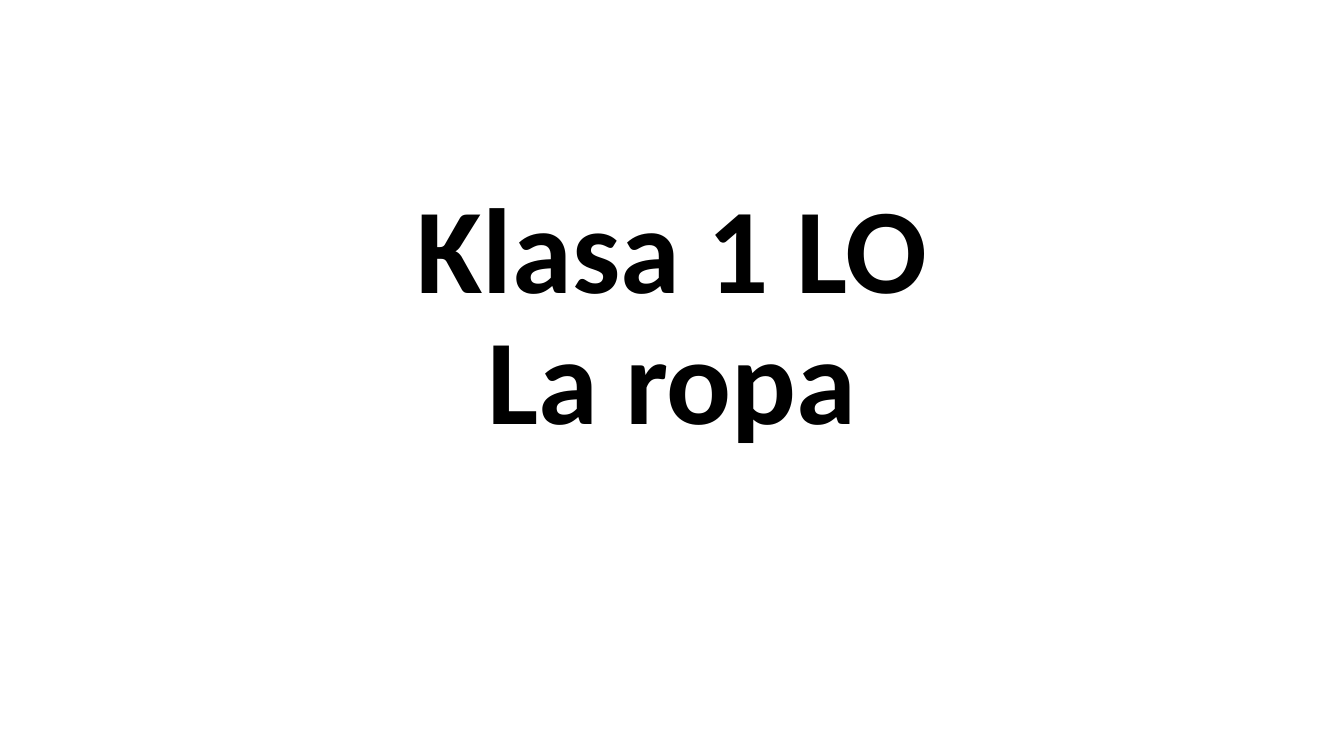
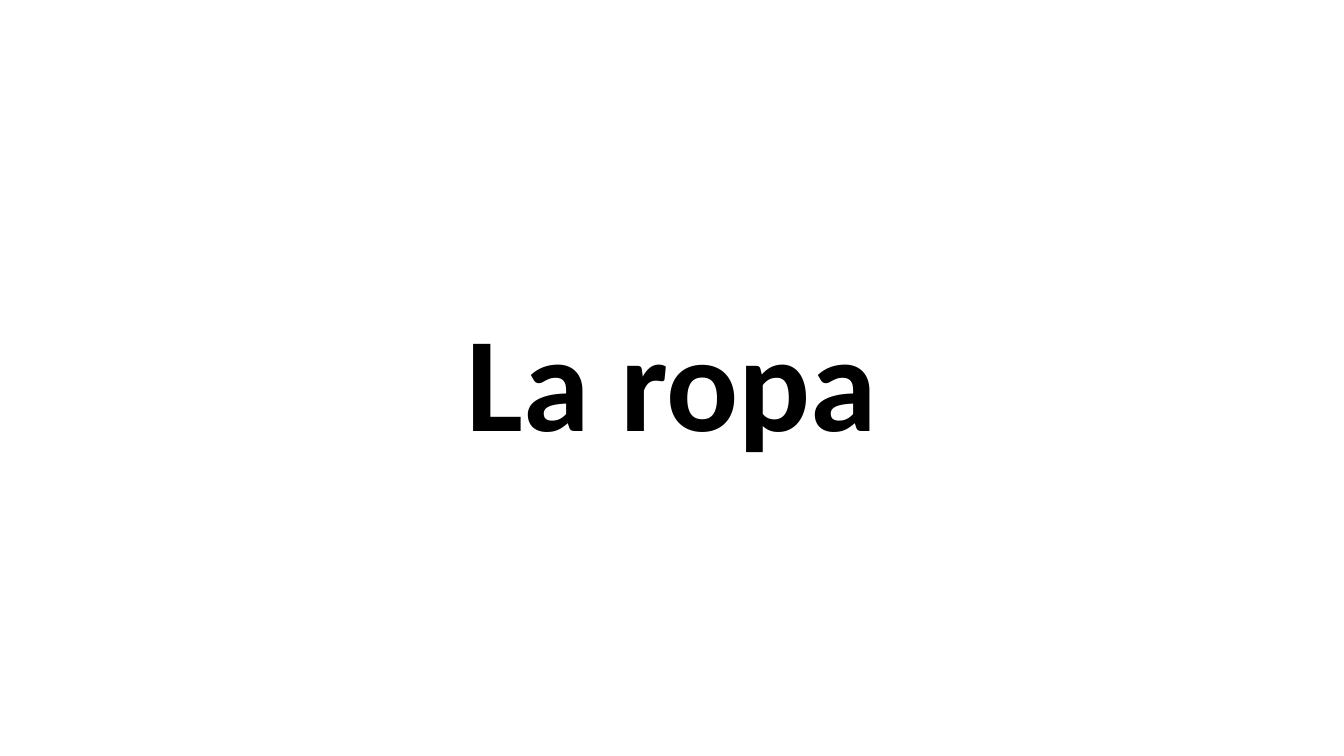
Before and after one commit to wojciechkrakowiak7-arch/Fajna-strona, a slide deck: slide 1 of pliki hiszpański/La ropa.pptx. Drawn at 1344x756 pixels with LibreOffice and Linux fonts; fonts in the diff are those of the drawing. Boxes give left, top, right and bottom in pixels: in the first picture for what was removed or moved away, otherwise in the second. Text is boxed around its words. In the diff, an @@ line names an element or a change of style, - is before the commit and + after.

```diff
--- a/pliki hiszpański/La ropa.pptx
+++ b/pliki hiszpański/La ropa.pptx
@@ title at [467,344,877,452]: text changed; size 86.4 to 96 pt @@
-Klasa 1 LO
-La ropa
+La ropa
```
Also in this commit, not shown: 9 other files.
